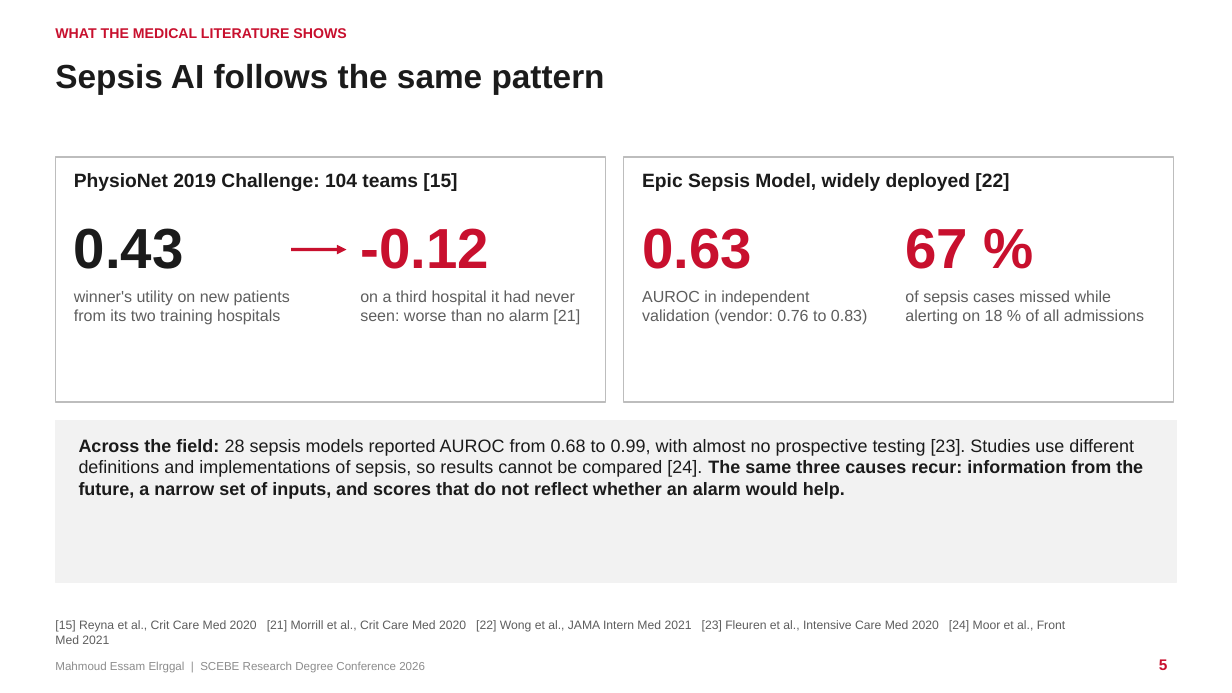
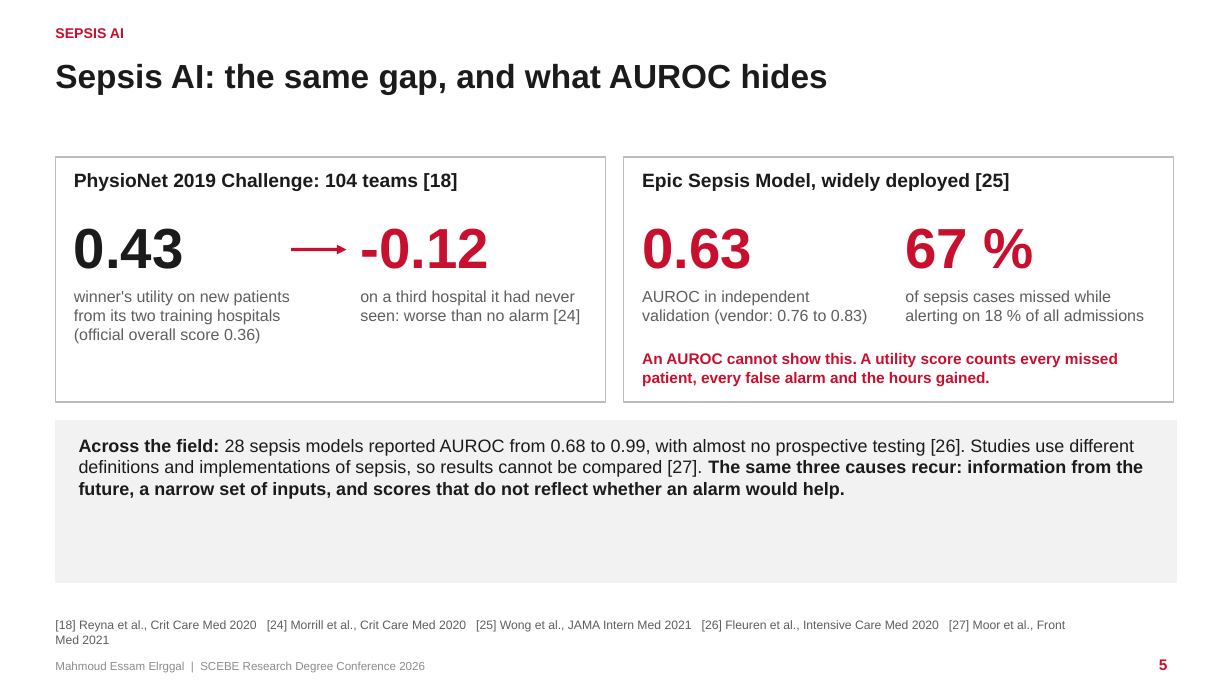
Before and after one commit to mahmoudddj/datasciencecoursera1, a slide deck: slide 5 of dev/presentation/Elrggal_Mahmoud_SCEBE2026.pptx. Drawn at 1232x693 pixels with LibreOffice and Linux fonts; fonts in the diff are those of the drawing. Boxes give left, top, right and bottom in pixels: in the first picture for what was removed or moved away, otherwise in the second. Text is boxed around its words. In the diff, an @@ line names an element or a change of style, - is before the commit and + after.

```diff
--- a/dev/presentation/Elrggal_Mahmoud_SCEBE2026.pptx
+++ b/dev/presentation/Elrggal_Mahmoud_SCEBE2026.pptx
@@ text at [55,28,124,38]: text changed @@
-WHAT THE MEDICAL LITERATURE SHOWS
+SEPSIS AI
@@ title at [55,64,828,95]: text changed @@
-Sepsis AI follows the same pattern
+Sepsis AI: the same gap, and what AUROC hides
@@ text at [74,173,457,191]: text changed @@
-PhysioNet 2019 Challenge: 104 teams [15]
+PhysioNet 2019 Challenge: 104 teams [18]
@@ text at [642,173,1009,191]: text changed @@
-Epic Sepsis Model, widely deployed [22]
+Epic Sepsis Model, widely deployed [25]
@@ text at [74,290,290,344]: text changed @@
-winner's utility on new patients from its two training hospitals
+winner's utility on new patients from its two training hospitals (official overall score 0.36)
@@ text at [360,290,580,325]: text changed @@
-on a third hospital it had never seen: worse than no alarm [21]
+on a third hospital it had never seen: worse than no alarm [24]
@@ text added at [642,353,1118,386], 12 pt, text #C8102E, bold @@
+An AUROC cannot show this. A utility score counts every missed patient, every false alarm and the hours gained.
@@ text at [79,439,1143,499]: text changed @@
-Across the field: 28 sepsis models reported AUROC from 0.68 to 0.99, with almost no prospective testing [23]. Studies use different definitions and implementations of sepsis, so results cannot be compared [24]. The same three causes recur: information from the future, a narrow set of inputs, and scores that do not reflect whether an alarm would help.
+Across the field: 28 sepsis models reported AUROC from 0.68 to 0.99, with almost no prospective testing [26]. Studies use different definitions and implementations of sepsis, so results cannot be compared [27]. The same three causes recur: information from the future, a narrow set of inputs, and scores that do not reflect whether an alarm would help.
@@ text at [55,620,1065,644]: text changed @@
-[15] Reyna et al., Crit Care Med 2020 [21] Morrill et al., Crit Care Med 2020 [22] Wong et al., JAMA Intern Med 2021 [23] Fleuren et al., Intensive Care Med 2020 [24] Moor et al., Front Med 2021
+[18] Reyna et al., Crit Care Med 2020 [24] Morrill et al., Crit Care Med 2020 [25] Wong et al., JAMA Intern Med 2021 [26] Fleuren et al., Intensive Care Med 2020 [27] Moor et al., Front Med 2021
```
Also in this commit, not shown: 24 other slides changed, 3 slides added, 1 slide removed, 3 other files.
